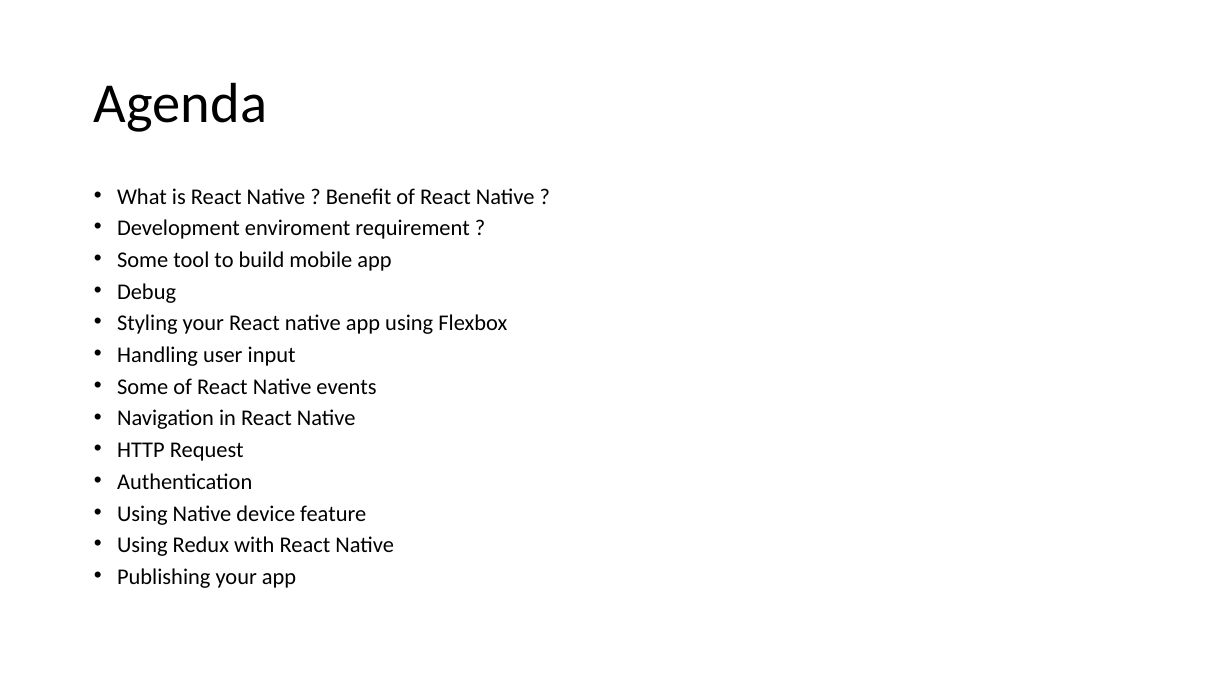
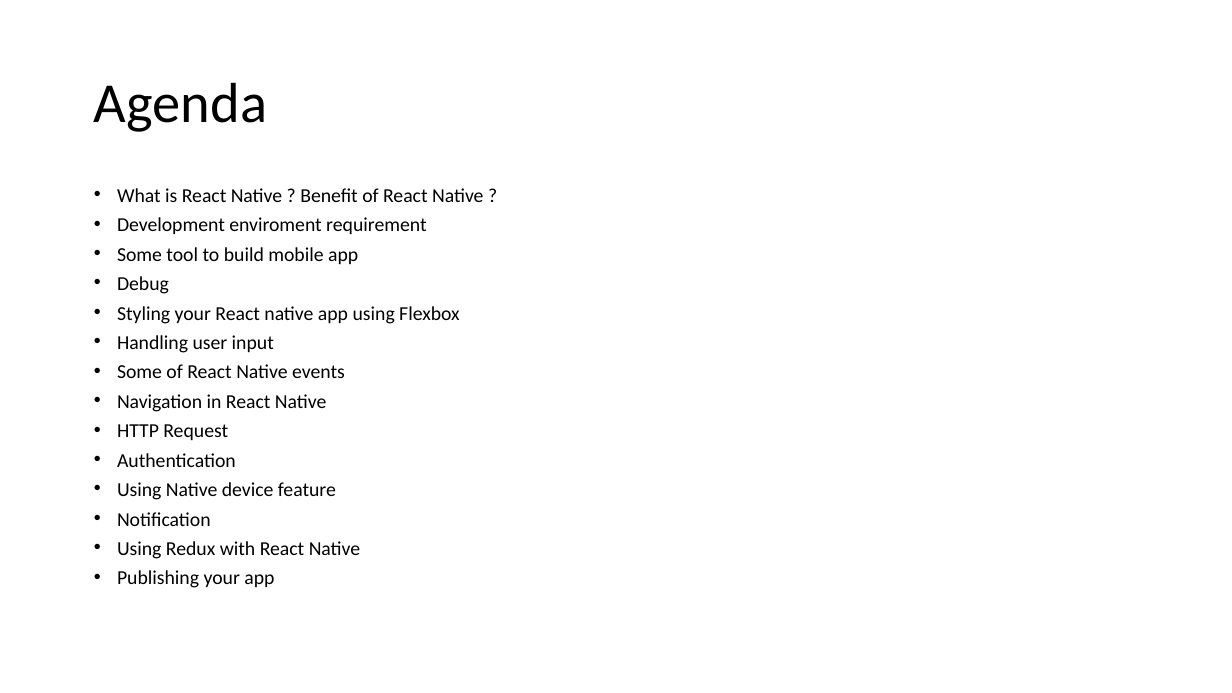
Before and after one commit to ngohungphuc/Presentation, a slide deck: slide 2 of reactnative/React Native.pptx. Drawn at 1232x693 pixels with LibreOffice and Linux fonts; fonts in the diff are those of the drawing. Boxes give left, top, right and bottom in pixels: in the first picture for what was removed or moved away, otherwise in the second. Text is boxed around its words. In the diff, an @@ line names an element or a change of style, - is before the commit and + after.

Commit message:
update slide

```diff
--- a/reactnative/React Native.pptx
+++ b/reactnative/React Native.pptx
@@ text at bbox=[117, 188, 483, 588]: size 17.5 to 15.4 pt in "What is React Native ? Benefit of ...", "Some tool to build mobile app", "Debug", "Styling your React native app using Flexbox" and 8 more places @@
@@ text at bbox=[117, 217, 426, 235]: text changed; size 17.5 to 15.4 pt @@
-• Development enviroment requirement ?
+• Development enviroment requirement
@@ text at bbox=[117, 512, 211, 526]: paragraph added @@
+• Notification
```
Also in this commit, not shown: 1 other slide changed, 2 slides added.
